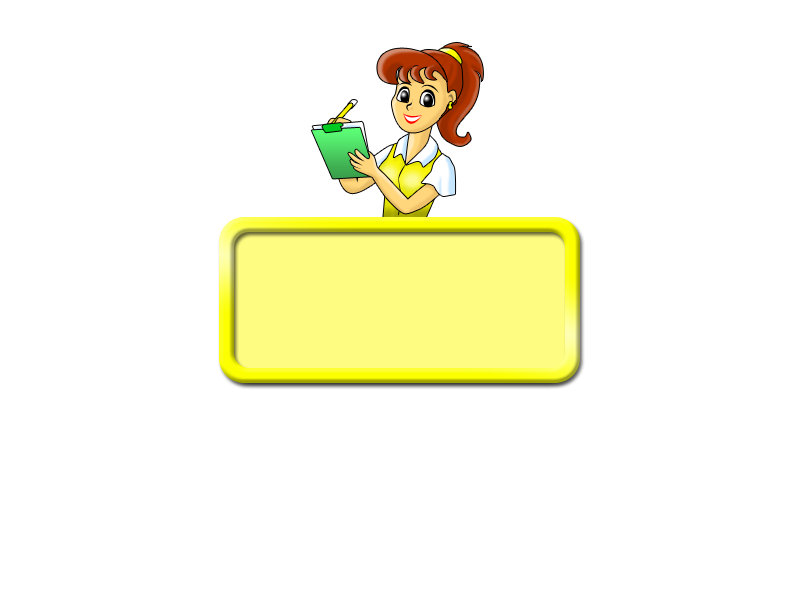
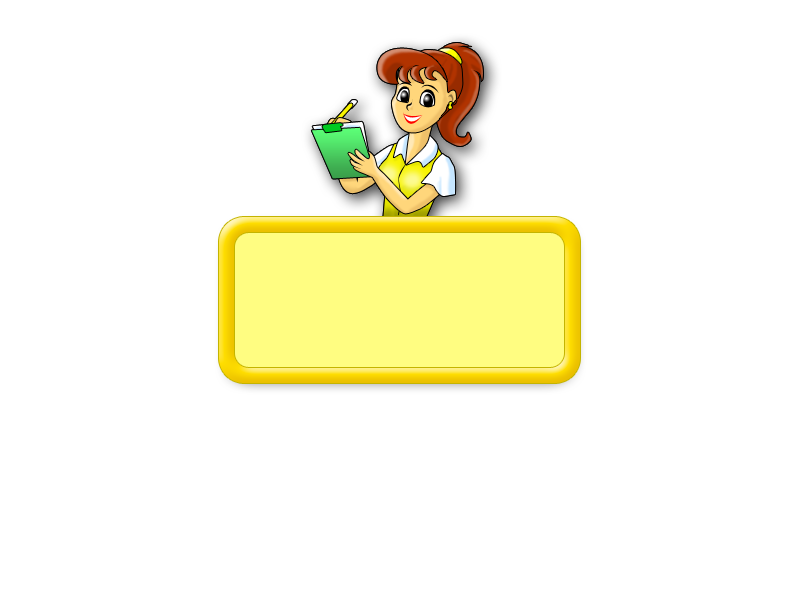
Two versions of the same layered image (w=800, h=600). Layer-by-layer changes:
painted on "Фигура 2" (1st of 2) over left=219, top=217, right=580, bottom=383
added layer "Слой 4 (копия)" above "Фигура 34" over left=310, top=42, right=484, bottom=221
hid "Фигура 34", opacity 50% → 30%, painted on it over left=216, top=34, right=585, bottom=393
